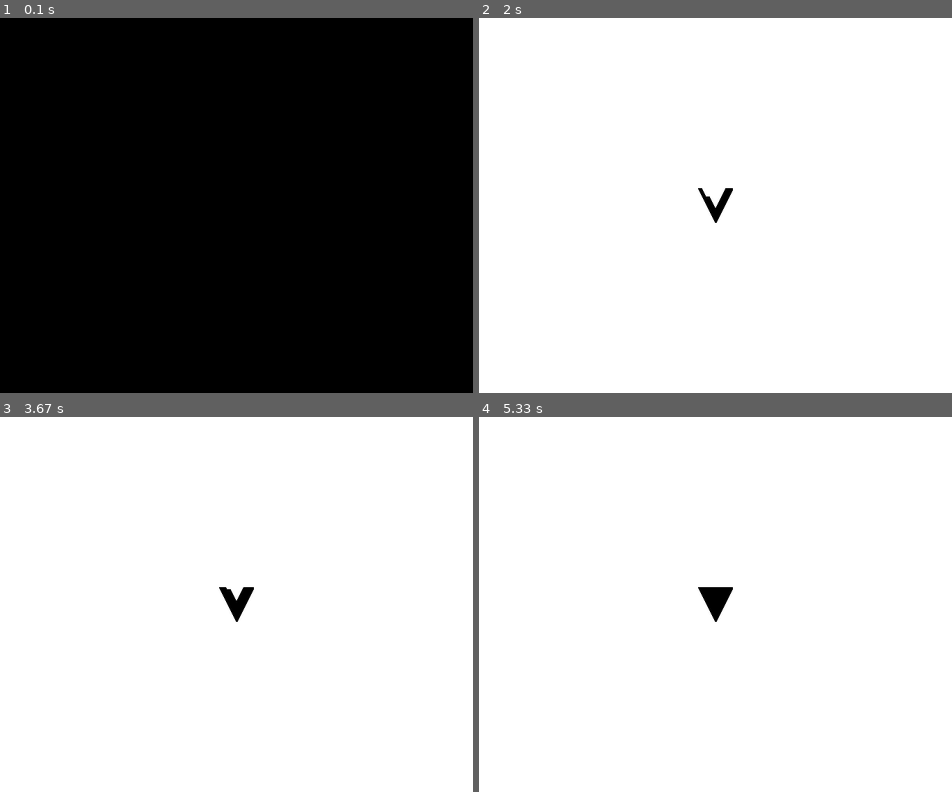
Above: before the commit, frames 1-4 (two rows, left to right).
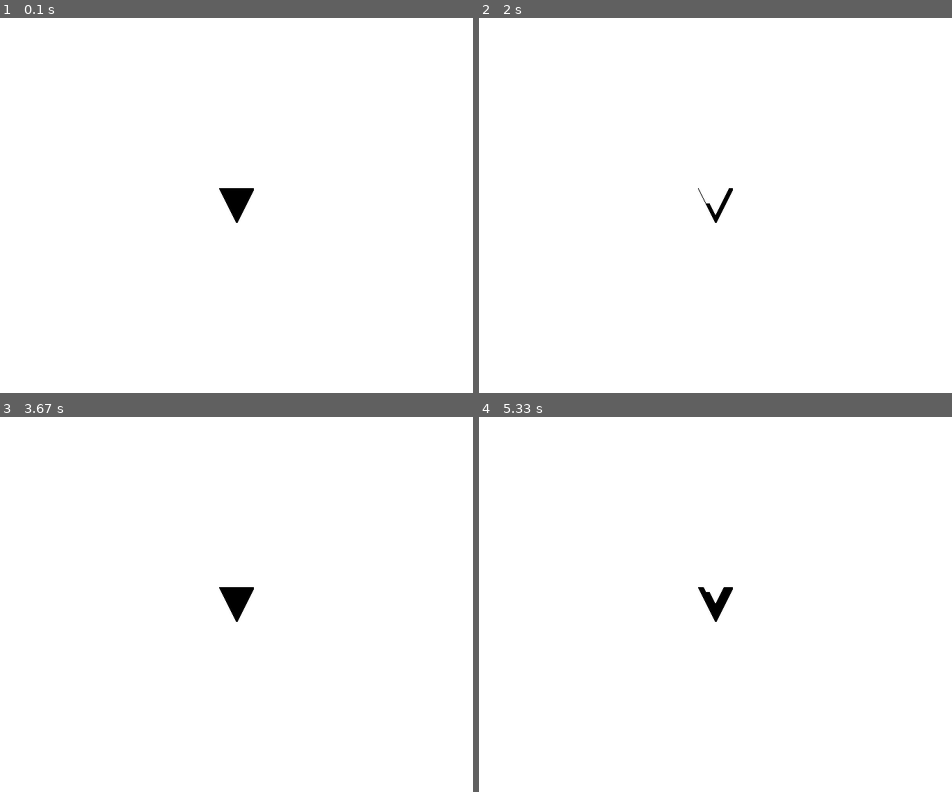
Above: after the commit, the same moments.

Repository: glue0822/fanjiyu
Game: pygame game, started from test_file/test1.py
Same seed, same stepped clock (60 frames per second), same inputs: the game is played once before the commit and once after it.
Inputs (mouse positions are in pixels of both pictures, inside the frame that each line leads up to):
- Up to frame 1 (0.1 s): no input
- Up to frame 2 (2 s): click (715, 205) at 0.38 s; click (720, 228) at 0.72 s; click (568, 149) at 1.05 s; click (724, 78) at 1.88 s
- Up to frame 3 (3.67 s): click (212, 702) at 2.22 s; click (222, 540) at 2.55 s; click (359, 570) at 3.38 s
- Up to frame 4 (5.33 s): click (862, 597) at 3.72 s; click (814, 537) at 4.05 s; click (734, 589) at 4.88 s; click (578, 582) at 5.22 s

The runs differ from the first frame. In frame 1, 100% of the frame differs, in the area x 0-100%, y 0-100%; in frame 2, 0.1%; in frame 3, less than 0.1%; in frame 4, less than 0.1%.

Commit message:
Update test file

Diff:
--- a/test_file/test1.py
+++ b/test_file/test1.py
@@ -44,3 +44,8 @@
             sys.exit()
         elif event.type == pygame.MOUSEBUTTONDOWN:
             move_b()
+        screen.fill('white')
+        screen.blit(image_A, A)
+        screen.blit(image_B, B)
+        pygame.display.update()
+        sleep(0.01)
